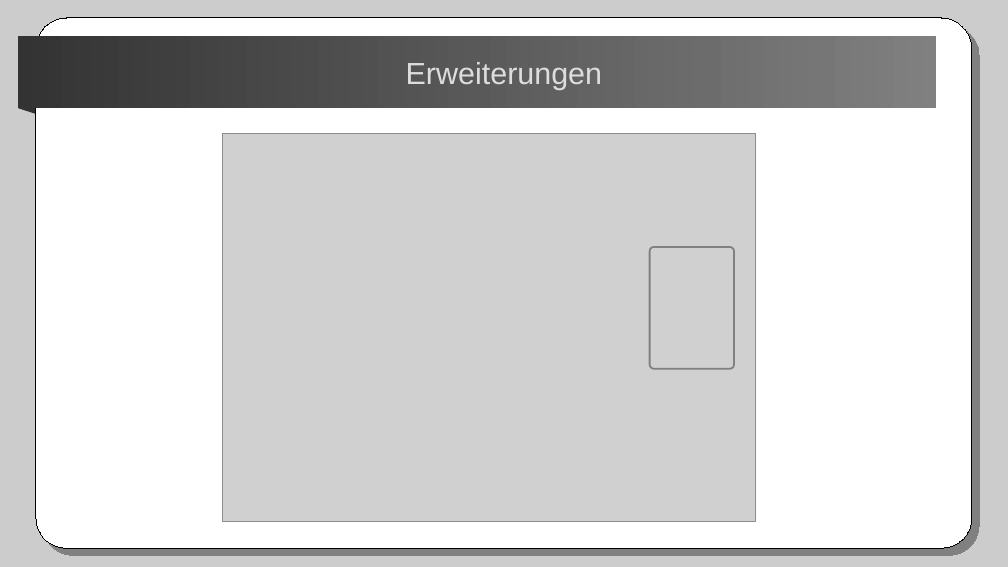
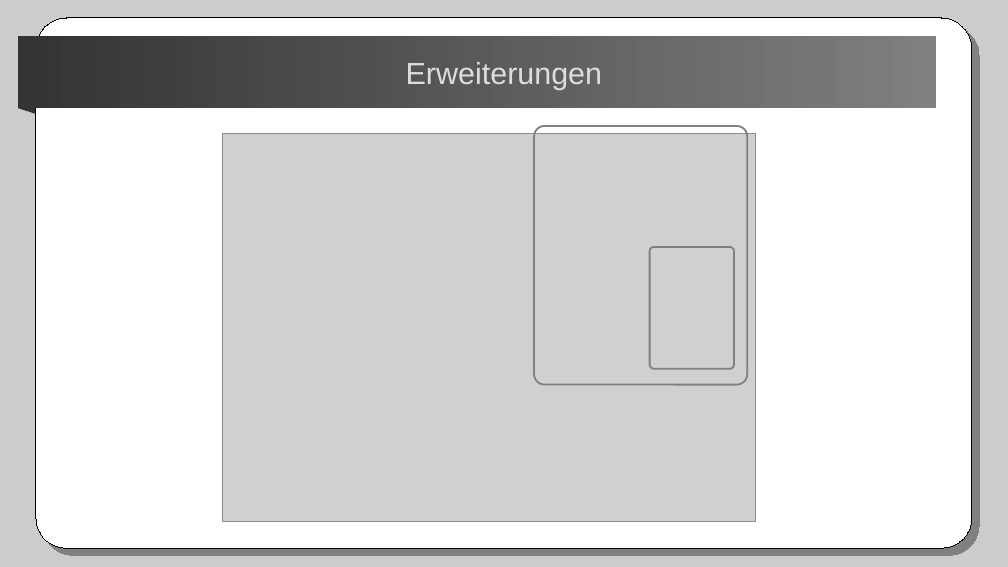
Before and after one commit to winterrifier/underdocx-examples, a slide deck: slide 32 of UnderdocxVortrag/presentation/initialPresentation.odp. Drawn at 1008x567 pixels with LibreOffice and Linux fonts; fonts in the diff are those of the drawing; grey boxes stand for pictures. Boxes give left, top, right and bottom in pixels: in the first picture for what was removed or moved away, otherwise in the second. Text is boxed around its words. In the diff, an @@ line names an element or a change of style, - is before the commit and + after.

```diff
--- a/UnderdocxVortrag/presentation/initialPresentation.odp
+++ b/UnderdocxVortrag/presentation/initialPresentation.odp
@@ freeform shape added at (534,126,747,385), outline #808080 1.42 pt @@
```
Also in this commit, not shown: 11 other slides changed, 3 other files.
